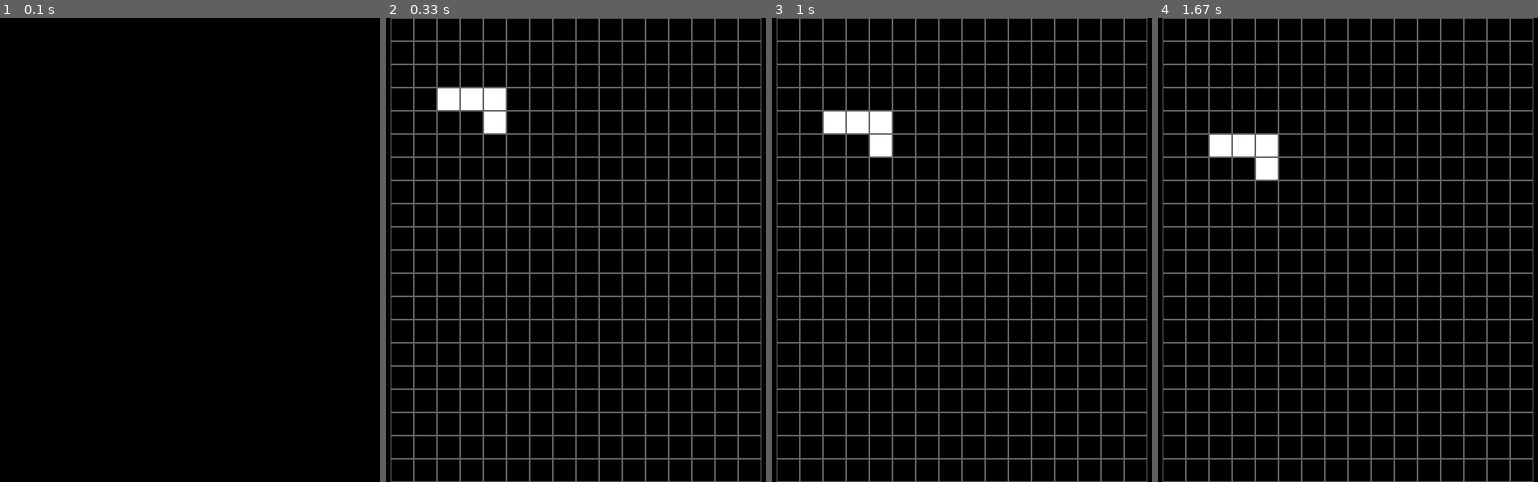
Above: before the commit, frames 1-4 (left to right).
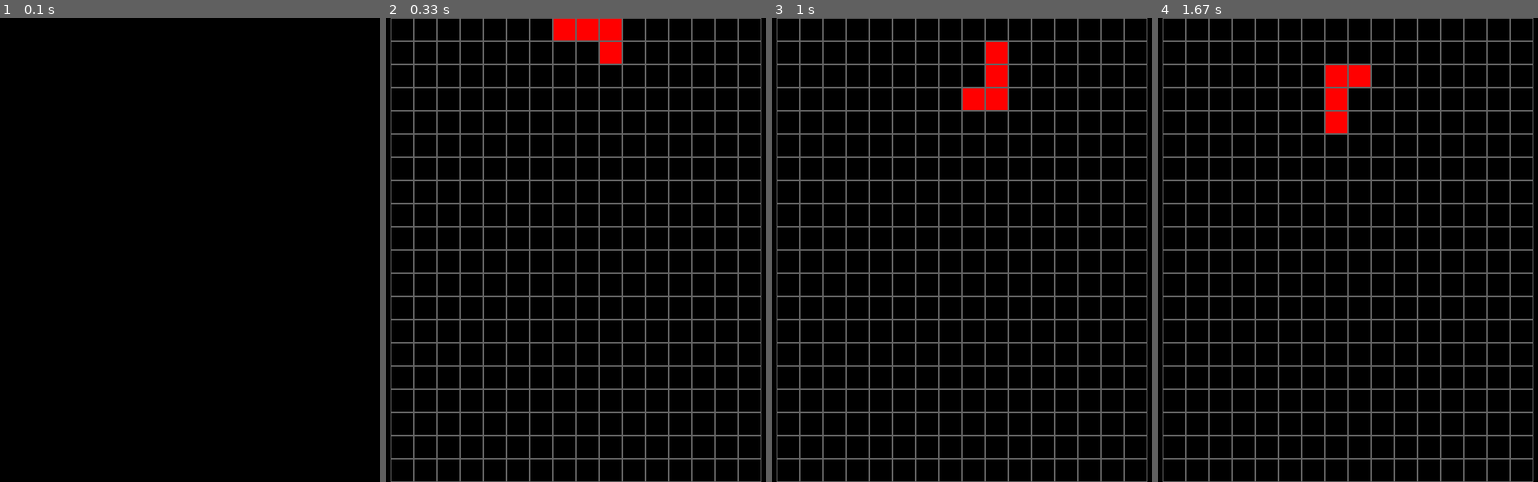
Above: after the commit, the same moments.

Repository: jmedynska/simplegame
Game: pygame game, started from Tetris.py
Two runs of this game, one before a commit and one after it. Both use one fixed random seed, a clock stepped at 60 frames per second and the inputs below.
Inputs:
- Up to frame 1 (0.1 s): no input
- Up to frame 2 (0.33 s): no input
- Up to frame 3 (1 s): hold Up 0.33-0.8 s; hold Up from 0.83 s (still down)
- Up to frame 4 (1.67 s): release Up at 1.27 s; hold Up from 1.3 s (still down)

Frame 1 is identical in both runs. In frame 2, 2.1% of the frame differs, in the area x 13-62%, y 0-25%; in frame 3, 2.1%; in frame 4, 2.1%.

Commit message:
Create collision detection and add colors

Diff:
--- a/Tetris.py
+++ b/Tetris.py
@@ -1,5 +1,6 @@
 import pygame
 from pygame.locals import *
+import random
 
 blocks = [
     [[1,4,7],[3,4,5]], #straight
@@ -11,14 +12,26 @@
     [[4,6,7,8],[0,3,4,6],[0,1,2,4],[2,4,5,8]] #one on three
 ]
 
-
+colors = [
+    (128,128,128),
+    (255,0,0),
+    (0,255,0),
+    (0,0,255),
+    (90,70,50),
+    (100,5,5),
+    (60,90,40),
+    (120,0,120),
+    (0,40,80),
+    (0,120,120)
+]
 
 class Block:
     def __init__(self,x,y):
         self.x = x
         self.y = y
-        self.type = 0
+        self.type = random.randint(0,len(blocks)-1)
         self.rotation = 0
+        self.color = colors[random.randint(0,len(colors)-1)]
 
     def shape(self):
         return blocks[self.type][self.rotation]
@@ -27,9 +40,22 @@
     for y in range(3):
         for x in range(3):
             if y * 3 + x in block.shape():
-                pygame.draw.rect(screen,(255,255,255),
+                pygame.draw.rect(screen,block.color,
                 [(x + block.x) * grid_size + gap_width + 1, (y + block.y) * grid_size + gap_height + 1,
                 grid_size-2, grid_size-2])
+
+def rotate():
+    last_rotation = block.rotation
+    block.rotation = (block.rotation + 1) % len(blocks[block.type])
+    can_rotate = True
+    for y in range(3):
+        for x in range(3):
+            if y * 3 + x in block.shape():
+                if collides(0,0):
+                    can_rotate = False
+    if not can_rotate:
+        block.rotation = last_rotation
+
 
 def draw_grid_beta(rows, cols, grid_size):
     for y in range(rows): #rows
@@ -45,12 +71,28 @@
                 pygame.draw.rect(screen, game_board[x][y],
                 [x * grid_size + gap_width+1, y * grid_size + gap_height+1, grid_size-1, grid_size-1])      #draw the game board
 
+def collides(nx,ny):
+    collision = False
+    for y in range(3):
+        for x in range(3):
+            if y * 3 + x in block.shape():
+                if  0 > y + block.y + ny or y + block.y + ny > rows - 1:
+                    collision = True
+                    break
+                if  0 > x + block.x + nx or x + block.x + nx > cols - 1:
+                    collision = True
+                    break
+                if game_board[x + block.x + nx][y + block.y + ny] != (0,0,0):
+                    collision = True
+                    break
+    return collision
+
 def drop_block():
     can_drop = True
     for y in range(3):
         for x in range(3):
             if y * 3 + x in block.shape():  #checking existing x's and y's in the shape
-                if block.y + y >= rows - 1: #if touching the bottom of the screen
+                if collides(0,1): #if touching the bottom of the screen
                     can_drop = False
     if can_drop:
         block.y+=1
@@ -58,23 +100,20 @@
         for y in range(3):
             for x in range(3):
                 if y * 3 + x in block.shape():
-                    game_board[x + block.x][y + block.y] = (0,255,0)
+                    game_board[x + block.x][y + block.y] = block.color
     return can_drop
 
 def side_move(dx):
-    can_move_left = True
-    can_move_right = True
+    can_move = True
     for y in range(3):
         for x in range(3):
             if y * 3 + x in block.shape():  #checking existing x's and y's in the shape
-                if block.x <= 0: #if touching the left side of the grid
-                    can_move_left = False
-                if block.x + x >= cols - 1: #if touching the right side of the grid
-                    can_move_right = False
-    if can_move_left and dx<0:
+                if collides(dx,0):  #if touching the side of the grid
+                    can_move = False
+    if can_move:
         block.x += dx
-    if can_move_right and dx>0:
-        block.x += dx
+    else:
+        drop_block()
 
 
 
@@ -88,7 +127,7 @@
 rows = screen.get_height()//grid_size
 gap_width = (screen.get_width() - cols*grid_size)//2
 gap_height = (screen.get_height() - rows*grid_size)//2
-block = Block(2,3) #instance of Block class
+block = Block((cols-1)//2,0) #instance of Block class
 block.type = 4
 block.rotation=1
 clock = pygame.time.Clock()
@@ -108,18 +147,22 @@
         if event.type == pygame.QUIT:
             game_over = True
             continue
+        if event.type == pygame.KEYDOWN:
+            if event.key == pygame.K_UP:
+                rotate()
     if event.type == pygame.KEYDOWN:
         if event.key == pygame.K_LEFT:
             side_move(-1)
         if event.key == pygame.K_RIGHT:
             side_move(1)
+
     screen.fill((0,0,0))
     draw_grid()
     if block is not None:
         draw_block()
         if event.type != pygame.KEYDOWN:
             if not drop_block():
-                block = None
+                block = Block(random.randint(2,cols-3),0)
 
     pygame.display.update()
 pygame.quit()
